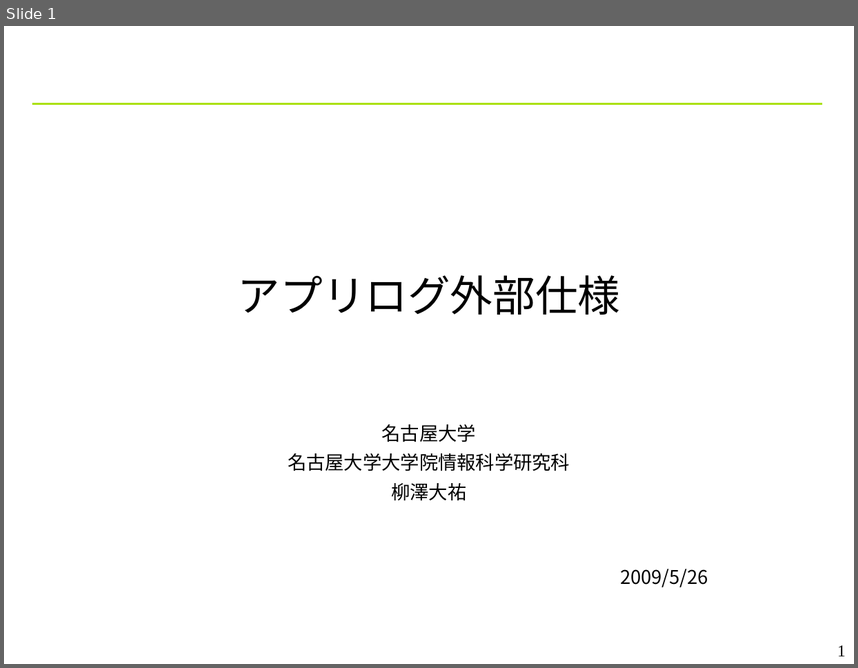
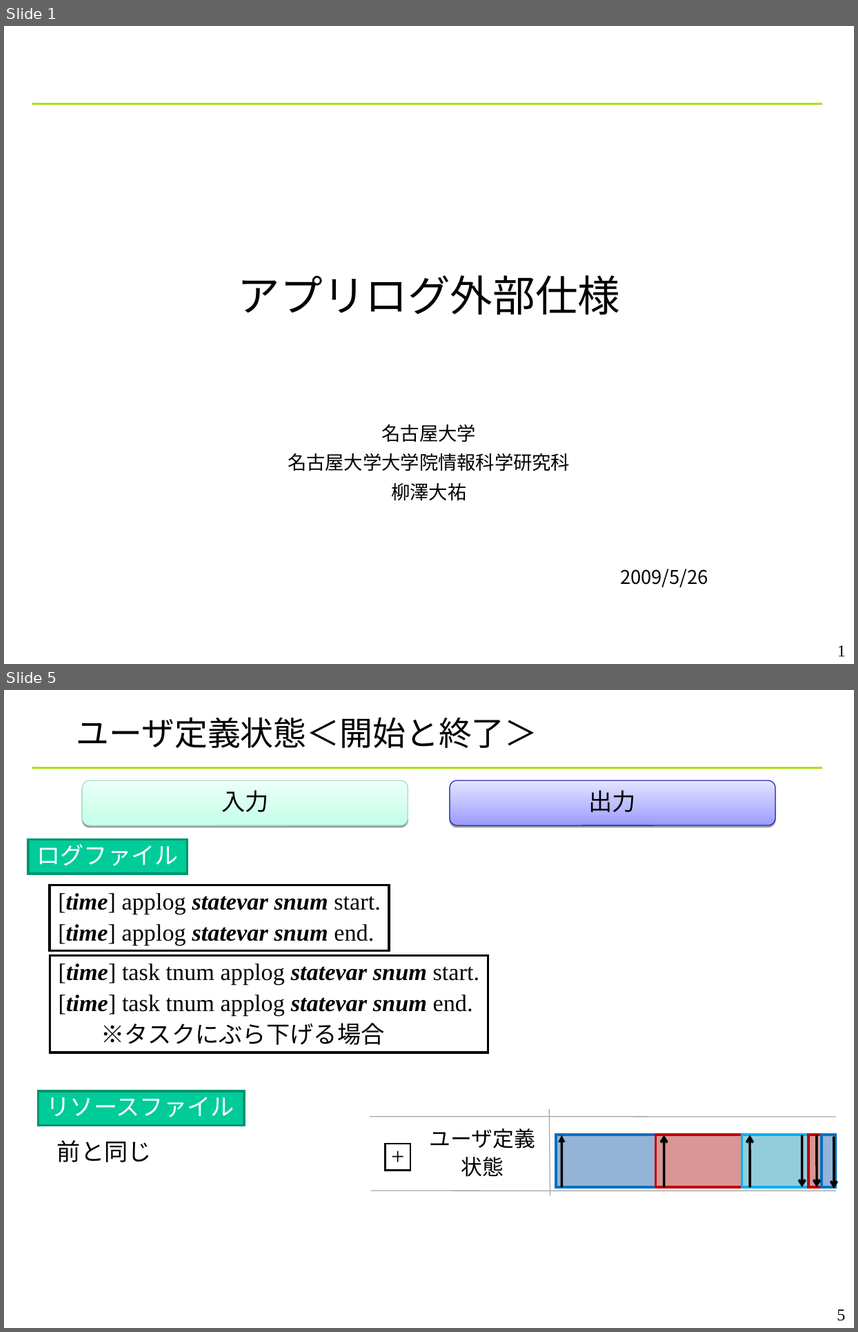
Before and after one commit to YixiaoLi/tlv4mc, a slide deck: doc/phase4/aplog_ext_spec.ppt. Shown one above the other, each under a label of ours: slide 1 before the commit, slides 1 and 5 after it; the slides between them are not shown. The pictures are 858x668 and 858x1332 pixels, drawn with LibreOffice and Linux fonts; fonts in the diff are those of the drawing; background and template pictures are left out. Boxes give left, top, right and bottom in pixels: in the first picture for what was removed or moved away, otherwise in the second. Text is boxed around its words. In the diff, an @@ line names an element or a change of style, - is before the commit and + after.

```diff
--- a/doc/phase4/aplog_ext_spec.ppt
+++ b/doc/phase4/aplog_ext_spec.ppt
@@ slide 5 added at bbox=[4, 690, 854, 1328], background #FFFFFF; not listed: 1 template element that a slide beside it also shows @@
@@ title added at bbox=[76, 717, 538, 748], 28 pt, text #000000 @@
+ユーザ定義状態＜開始と終了＞
@@ rounded rectangle added at bbox=[82, 780, 408, 825], fill gradient #C3FFE8 to #EDFFF8, outline #A5DEC6 0.74 pt, 20 pt, text #000000 @@
+入力
@@ rounded rectangle added at bbox=[450, 780, 775, 825], fill gradient #9C9CFF to #E4E4FF, outline #2828B8 0.74 pt, 20 pt, text #000000 @@
+出力
@@ rectangle added at bbox=[29, 840, 188, 874], fill #00CC99, outline #00956F 2.01 pt, 20 pt, text #FFFFFF @@
+ログファイル
@@ rectangle added at bbox=[50, 885, 389, 950], fill #FFFFFF, outline #000000 2.01 pt, 20 pt, text #000000, bold, italic @@
+[time] applog statevar snum start.
+[time] applog statevar snum end.
@@ rectangle added at bbox=[50, 955, 488, 1052], fill #FFFFFF, outline #000000 2.01 pt, 20 pt, text #000000 @@
+[time] task tnum applog statevar snum start.
+[time] task tnum applog statevar snum end.
+    ※タスクにぶら下げる場合
@@ rectangle added at bbox=[38, 1092, 243, 1125], fill #00CC99, outline #00956F 2.01 pt, 20 pt, text #FFFFFF @@
+リソースファイル
@@ rectangle added at bbox=[49, 1136, 322, 1170], fill #FFFFFF, outline #FFFFFF 2.01 pt, 20 pt, text #000000 @@
+前と同じ
@@ group added at bbox=[370, 1109, 836, 1196]: 6 rectangles, 6 arrows, 3 lines, 1 text @@
+ユーザ定義
+状態
++
@@ page number added at bbox=[837, 1309, 845, 1321], 14 pt, text #000000 @@
+5
```
Also in this commit, not shown: 1 slide changed, 2 other slides added, 1 slide removed.
